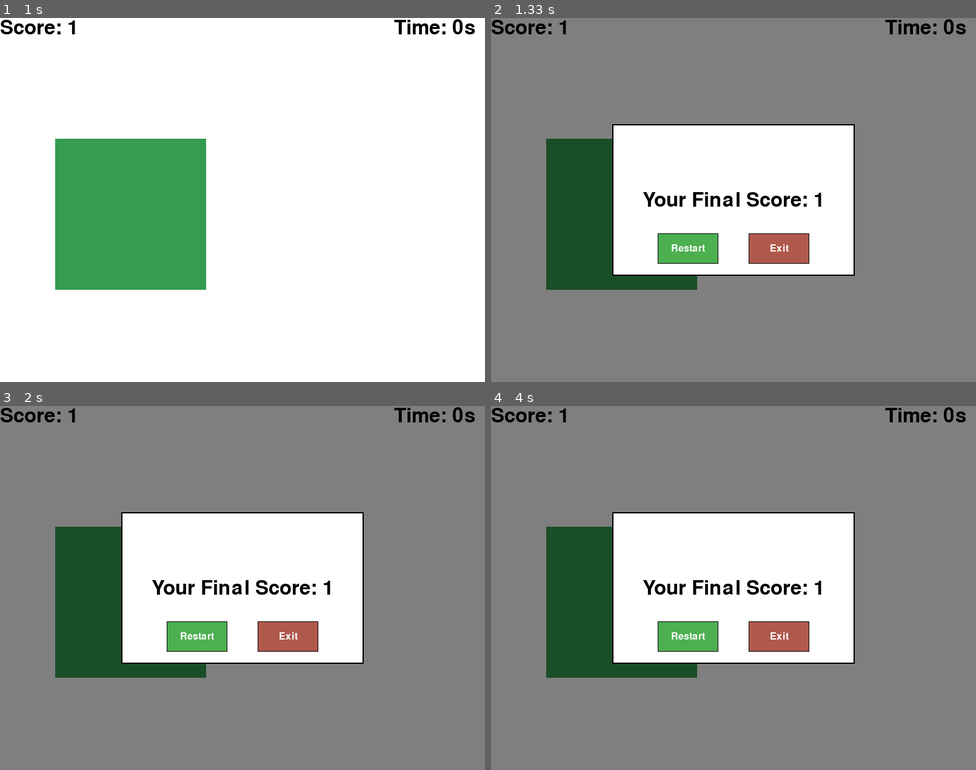
Above: before the commit, frames 1-4 (two rows, left to right).
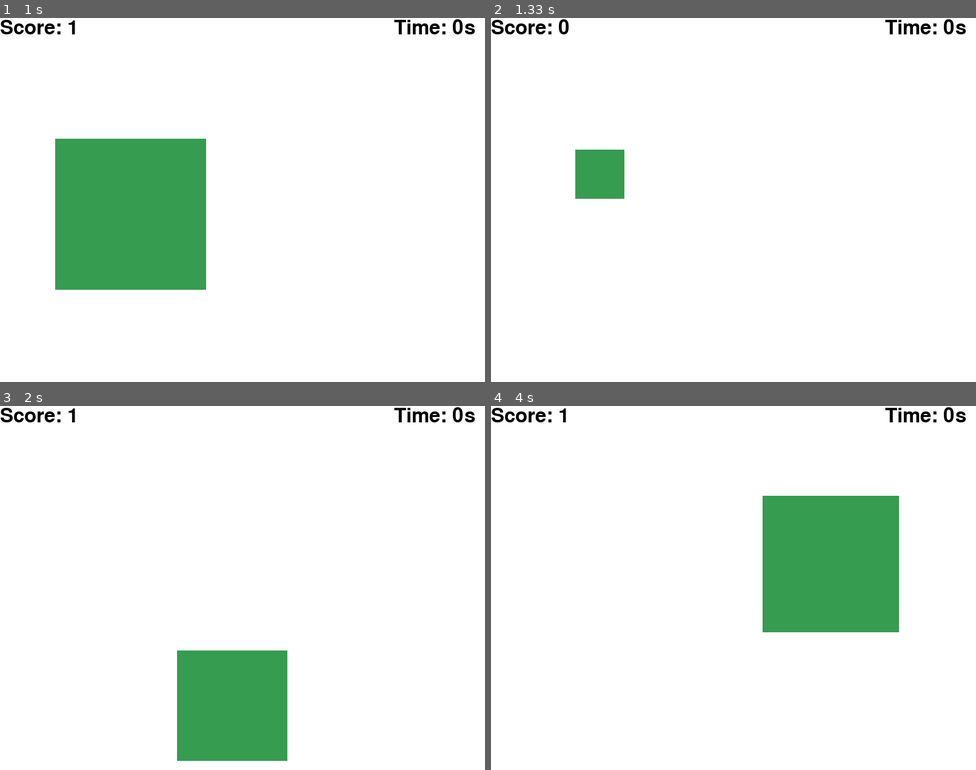
Above: after the commit, the same moments.

Repository: gnikkoch96/pygame-projects
Game: pygame game, started from test_game/main.py
Same seed, same stepped clock (60 frames per second), same inputs: the game is played once before the commit and once after it.
Inputs (mouse positions are in pixels of both pictures, inside the frame that each line leads up to):
- Up to frame 1 (1 s): click (53, 185) at 0.38 s
- Up to frame 2 (1.33 s): click (689, 247) at 1.22 s
- Up to frame 3 (2 s): click (106, 562) at 1.55 s
- Up to frame 4 (4 s): click (689, 635) at 2.38 s; click (699, 697) at 2.72 s; click (689, 635) at 3.55 s; click (631, 566) at 3.88 s

Frame 1 is identical in both runs. In frame 2, 82% of the frame differs, in the area x 0-100%, y 0-100%; in frame 3, 83%; in frame 4, 88%.

Commit message:
feat: add functionality to retry and exit button

Diff:
--- a/test_game/main.py
+++ b/test_game/main.py
@@ -81,6 +81,7 @@
         game_finished = True
 
 def show_game_over_dialog():
+    global score, start_time, remaining_time, game_finished, current_square, last_generation_time, running
     overlay = pygame.Surface((SCREEN_WIDTH, SCREEN_HEIGHT))
     overlay.set_alpha(128)
     overlay.fill((0, 0, 0))
@@ -141,11 +142,19 @@
 
                 # clicked on retry button
                 if mouse_x >= retry_button_x and mouse_x <= (retry_button_x + button_width) and mouse_y >= retry_button_y and mouse_y <= (retry_button_y + button_height):
-                    print('Clicked Retry')
+                    score = 0
+                    start_time = pygame.time.get_ticks()
+                    remaining_time = TIME_LIMIT
+                    game_finished = False
+                    current_square = None
+                    last_generation_time = 0
+                    waiting = False # close dialog
 
                 # clicked on exit button
                 elif mouse_x >= exit_button_x and mouse_x <= (exit_button_x + button_width) and mouse_y >= exit_button_y and mouse_y <= (exit_button_y + button_height):
-                    print("Clicked Exit")
+                    waiting = False
+                    running = False
+
 
 
 
